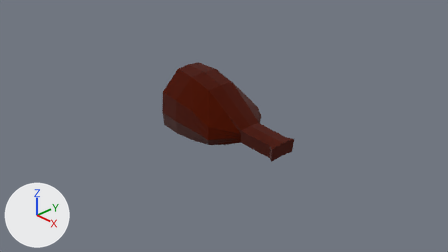
What one commit did to the Blender file assets/Models/ham/ham.blend.
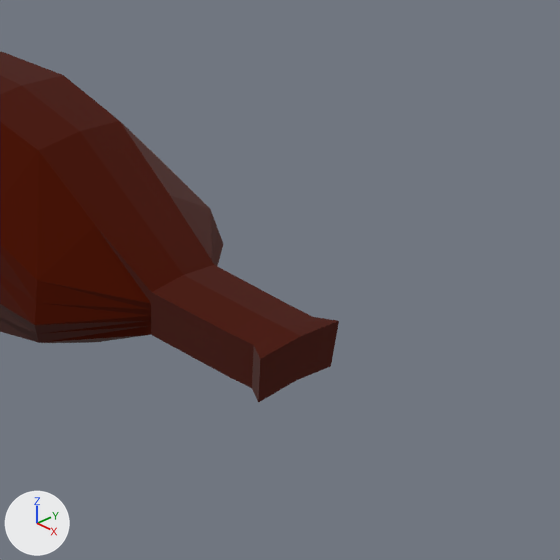
There are two pictures of each version: one from the file's camera 'Camera', one close up on the part from 44% to 80% of the width and 19% to 82% of the height. Arrows for +X, +Y and +Z are at lower left; the lights stay in place.

The older version as bpy lines, for what is in view:
```python
me_plane_001 = bpy.data.meshes.new('Plane.001')
me_plane_001.from_pydata(...)  # 144 vertices, 123 faces; spans x -1.07..1.44, y -0.67..0.0, z -0.52..0.86
me_plane_001.materials.append(mat_meat)  # brown #491101
ob_plane = bpy.data.objects.new('Plane', me_plane_001)
ob_plane.location = (0.0, 0.0, 0.0)
_m = ob_plane.modifiers.new('Mirror', 'MIRROR')
_m.use_axis = (False, True, False)
```
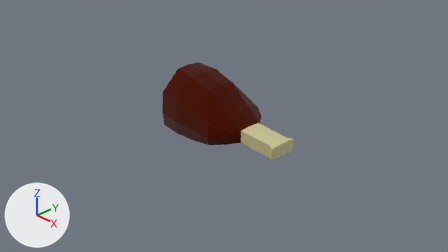
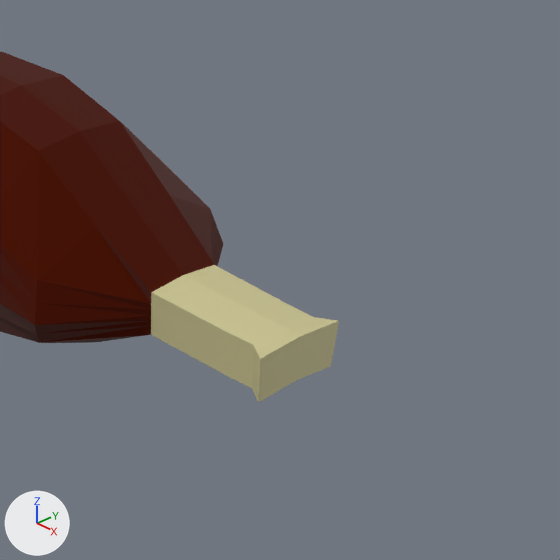
Commit message: edited model
edited ham

Edits to the scene script, one JSON object a line:
```json
{"op": "add", "block": "mat_material_001", "code": ["mat_material_001 = principled_material('Material.001')", "mat_material_001.base_color = (0.604, 0.557, 0.287)  # beige #ccc592"]}
{"op": "add", "block": "mat_pink_meat", "code": ["mat_pink_meat = principled_material('pink meat')", "mat_pink_meat.base_color = (0.359, 0.0774, 0.0583)  # red #a24f44"]}
{"block": "me_plane_001", "where": "me_plane_001.from_pydata(...)  # 144 vertices, 123 faces; spans x -1.07..1.44, y -0.67..0.0, z -0.52..0.86"}
{"block": "me_plane_001", "where": "# used by ob_plane; location = (0.0, 0.0, 0.0)"}
{"block": "me_plane_001", "change": "me_plane_001 part 1: all 36 faces centred in x 1.24..1.44, y -0.24..-0.03, z -0.1..0.15 switch from mat_meat (brown #491101) to mat_material_001 (beige #ccc592)"}
{"block": "me_plane_001", "change": "me_plane_001 part 2: all 9 faces centred in x 0.9..0.92, y -0.21..-0.03, z -0.07..0.16 switch from mat_meat (brown #491101) to mat_material_001 (beige #ccc592)"}
{"op": "add", "block": "me_plane_001", "code": "me_plane_001.materials.append(mat_pink_meat)  # red #a24f44"}
```

Changed parts and their boxes [x1, y1, x2, y2] in the close-ups (560 x 560 px):
```json
{"part": 1, "of": "me_plane_001", "change": "recoloured", "before": [227, 305, 339, 402], "after": [227, 305, 339, 402], "on screen": "red to beige"}
{"part": 2, "of": "me_plane_001", "change": "recoloured", "before": [151, 265, 289, 376], "after": [151, 265, 289, 376], "on screen": "red to beige"}
```
